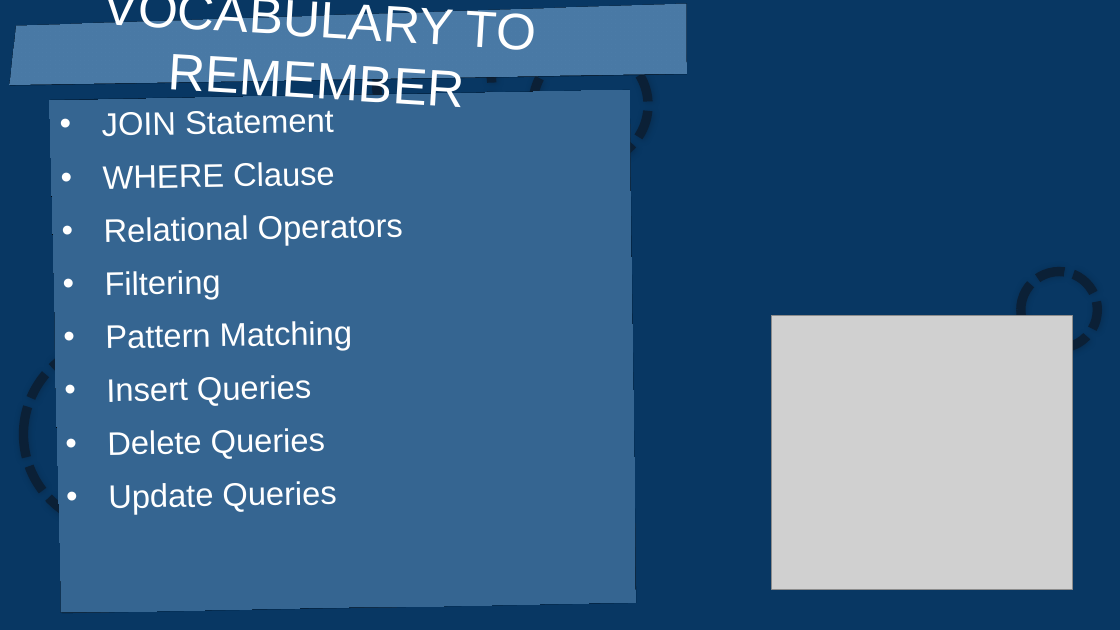
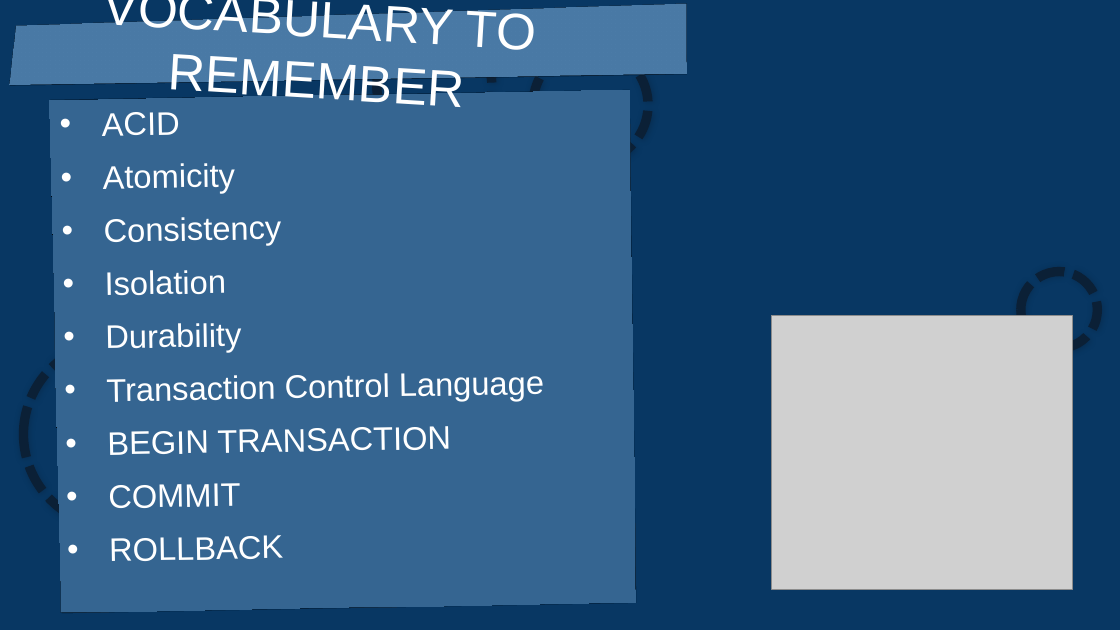
Before and after one commit to JAEOStudios/DP-Computer-Science, a slide deck: slide 24 of Lessons/Lesson A3-10 - ACID & Distributed Databases [HL ONLY].pptx. Drawn at 1120x630 pixels with LibreOffice and Linux fonts; fonts in the diff are those of the drawing; grey boxes stand for pictures. Boxes give left, top, right and bottom in pixels: in the first picture for what was removed or moved away, otherwise in the second. Text is boxed around its words. In the diff, an @@ line names an element or a change of style, - is before the commit and + after.

```diff
--- a/Lessons/Lesson A3-10 - ACID & Distributed Databases [HL ONLY].pptx
+++ b/Lessons/Lesson A3-10 - ACID & Distributed Databases [HL ONLY].pptx
@@ text in rectangle at box(102, 112, 544, 561): text changed @@
-• JOIN Statement
-• WHERE Clause
-• Relational Operators
-• Filtering
-• Pattern Matching
-• Insert Queries
-• Delete Queries
-• Update Queries
+• ACID
+• Atomicity
+• Consistency
+• Isolation
+• Durability
+• Transaction Control Language
+• BEGIN TRANSACTION
+• COMMIT
+• ROLLBACK
```
Also in this commit, not shown: 2 other slides changed, 1 other file.
